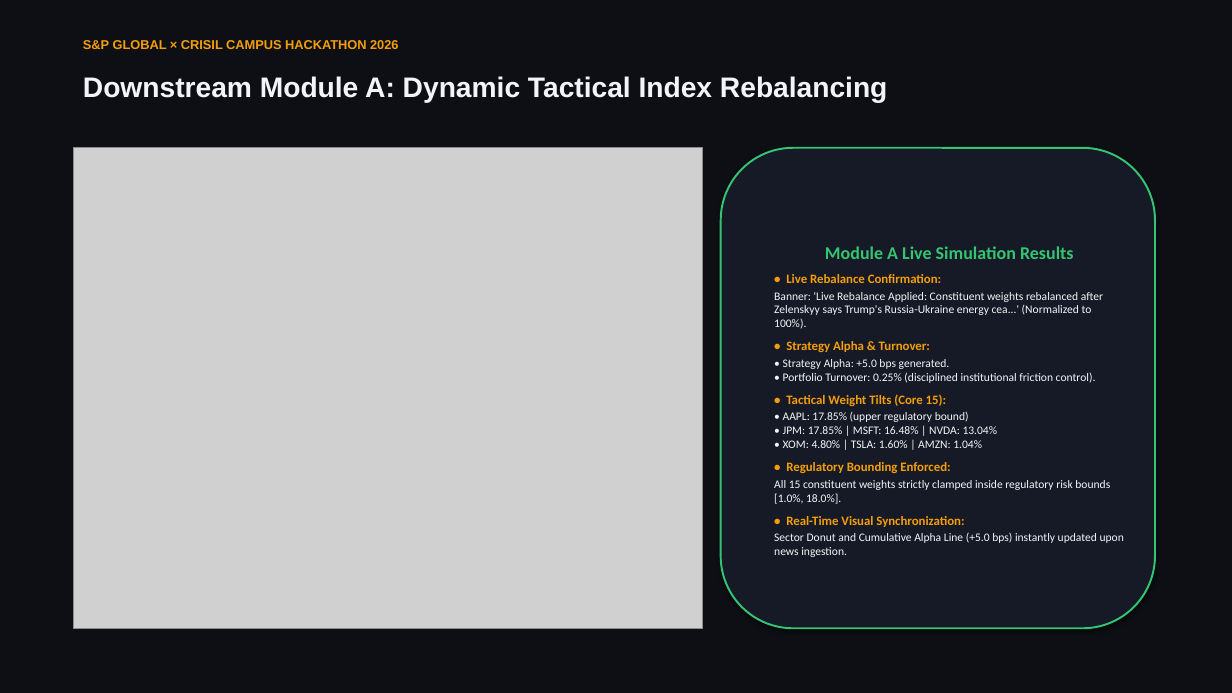
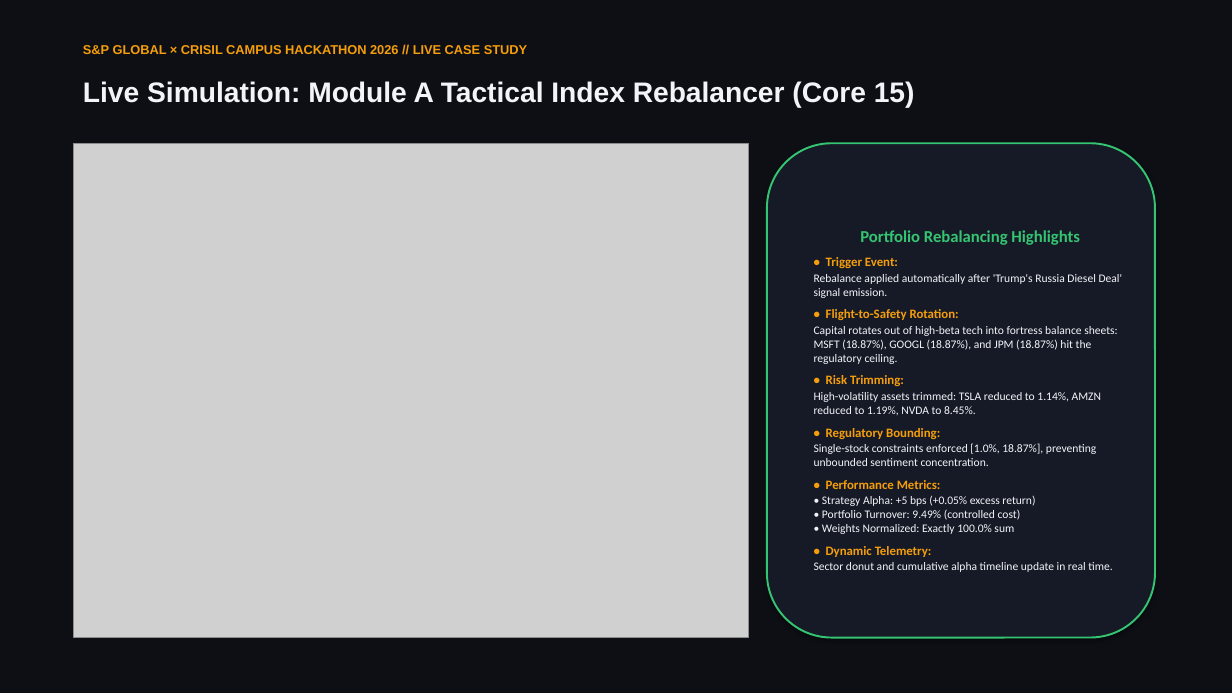
Before and after one commit to Vedant-Nalge/S-P-Crisil-Hackathon, a slide deck: slide 5 of docs/presentation.pptx. Drawn at 1232x693 pixels with LibreOffice and Linux fonts; fonts in the diff are those of the drawing; grey boxes stand for pictures. Boxes give left, top, right and bottom in pixels: in the first picture for what was removed or moved away, otherwise in the second. Text is boxed around its words. In the diff, an @@ line names an element or a change of style, - is before the commit and + after.

Commit message:
docs: generate master presentation PPTX and PDF featuring Trump-Russia crisis simulation

```diff
--- a/docs/presentation.pptx
+++ b/docs/presentation.pptx
@@ text at (83,45,527,54): text changed @@
-S&P GLOBAL × CRISIL CAMPUS HACKATHON 2026
+S&P GLOBAL × CRISIL CAMPUS HACKATHON 2026 // LIVE CASE STUDY
@@ text at (83,81,915,107): text changed @@
-Downstream Module A: Dynamic Tactical Index Rebalancing
+Live Simulation: Module A Tactical Index Rebalancer (Core 15)
@@ picture: place and size @@
-picture at (74,148,702,628)
+picture at (74,143,749,638)
@@ rounded rectangle "Portfolio Rebalancing Highlights": place and size @@
-rounded rectangle "Portfolio Rebalancing Highlights" at (721,148,1155,628)
+rounded rectangle "Portfolio Rebalancing Highlights" at (767,143,1155,638)
@@ text in rounded rectangle at (814,230,1123,572): text changed @@
-Module A Live Simulation Results
-• Live Rebalance Confirmation:
-Banner: 'Live Rebalance Applied: Constituent weights rebalanced after Zelenskyy says Trump's Russia-Ukraine energy cea...' (Normalized to 100%).
-• Strategy Alpha & Turnover:
-• Strategy Alpha: +5.0 bps generated.
-• Portfolio Turnover: 0.25% (disciplined institutional friction control).
-• Tactical Weight Tilts (Core 15):
-• AAPL: 17.85% (upper regulatory bound)
-• JPM: 17.85% | MSFT: 16.48% | NVDA: 13.04%
-• XOM: 4.80% | TSLA: 1.60% | AMZN: 1.04%
-• Regulatory Bounding Enforced:
-All 15 constituent weights strictly clamped inside regulatory risk bounds [1.0%, 18.0%].
-• Real-Time Visual Synchronization:
-Sector Donut and Cumulative Alpha Line (+5.0 bps) instantly updated upon news ingestion.
+Portfolio Rebalancing Highlights
+• Trigger Event:
+Rebalance applied automatically after 'Trump's Russia Diesel Deal' signal emission.
+• Flight-to-Safety Rotation:
+Capital rotates out of high-beta tech into fortress balance sheets: MSFT (18.87%), GOOGL (18.87%), and JPM (18.87%) hit the regulatory ceiling.
+• Risk Trimming:
+High-volatility assets trimmed: TSLA reduced to 1.14%, AMZN reduced to 1.19%, NVDA to 8.45%.
+• Regulatory Bounding:
+Single-stock constraints enforced [1.0%, 18.87%], preventing unbounded sentiment concentration.
+• Performance Metrics:
+• Strategy Alpha: +5 bps (+0.05% excess return)
+• Portfolio Turnover: 9.49% (controlled cost)
+• Weights Normalized: Exactly 100.0% sum
+• Dynamic Telemetry:
+Sector donut and cumulative alpha timeline update in real time.
```
Also in this commit, not shown: 5 other slides changed, 1 slide added, 1 slide removed, 9 other files.
